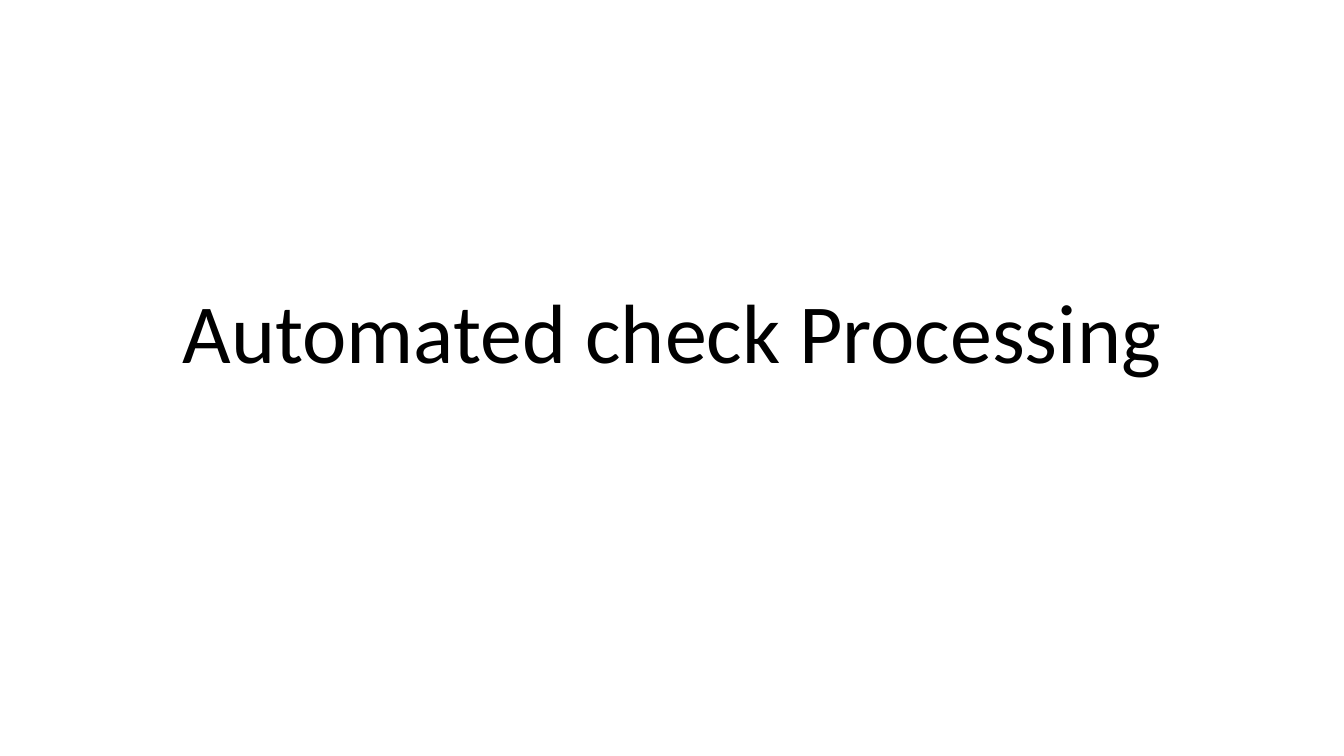
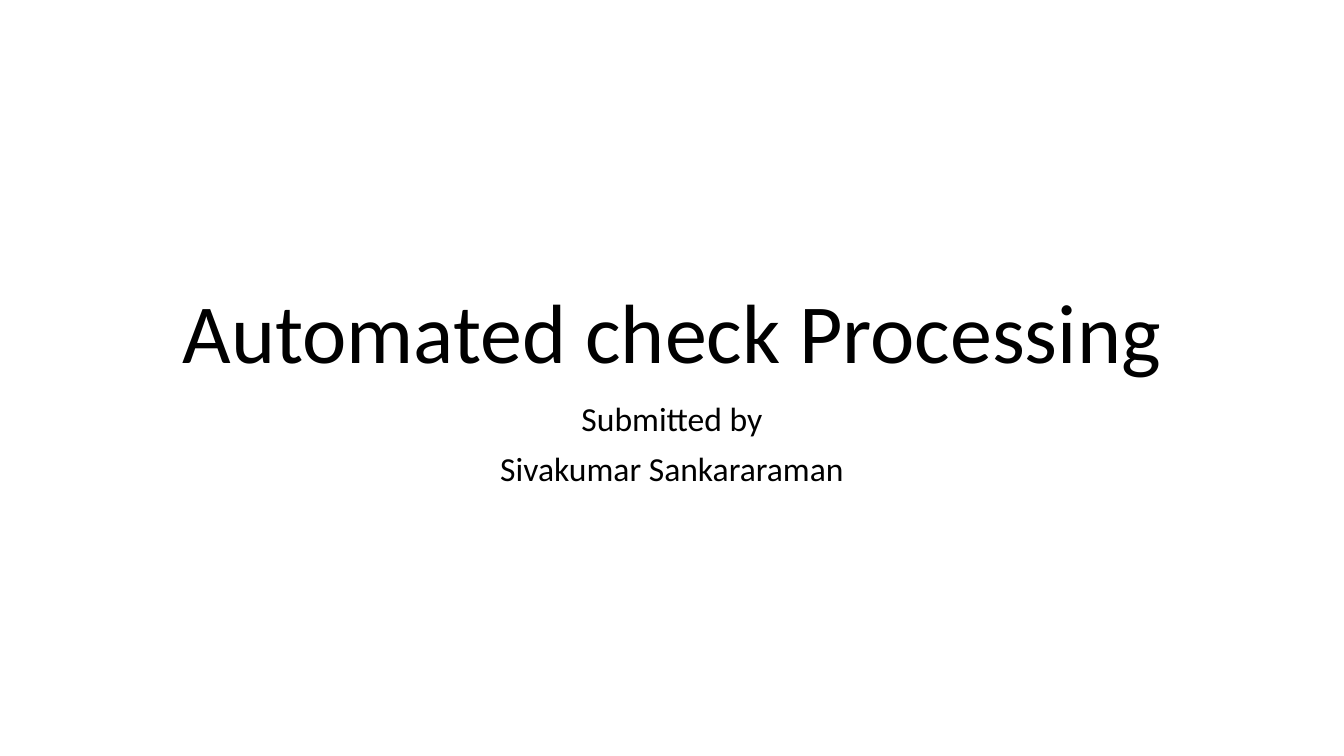
Before and after one commit to siva-tcs/TG-Auto-check, a slide deck: slide 1 of Automated check Processing.pptx. Drawn at 1344x756 pixels with LibreOffice and Linux fonts; fonts in the diff are those of the drawing. Boxes give left, top, right and bottom in pixels: in the first picture for what was removed or moved away, otherwise in the second. Text is boxed around its words. In the diff, an @@ line names an element or a change of style, - is before the commit and + after.

```diff
--- a/Automated check Processing.pptx
+++ b/Automated check Processing.pptx
@@ subtitle added at box(500, 407, 844, 482), 24 pt, text #000000 @@
+Submitted by
+Sivakumar Sankararaman
```
Also in this commit, not shown: 1 other slide changed, 1 slide added, 1 slide removed, 2 other files.
